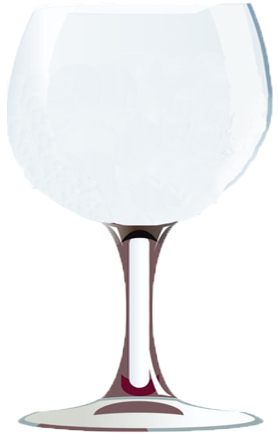
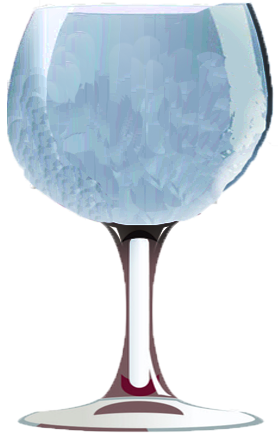
Layers edited between the first and the second 278×434 image:
painted on "Слой 3" over (7, 0, 274, 285)
